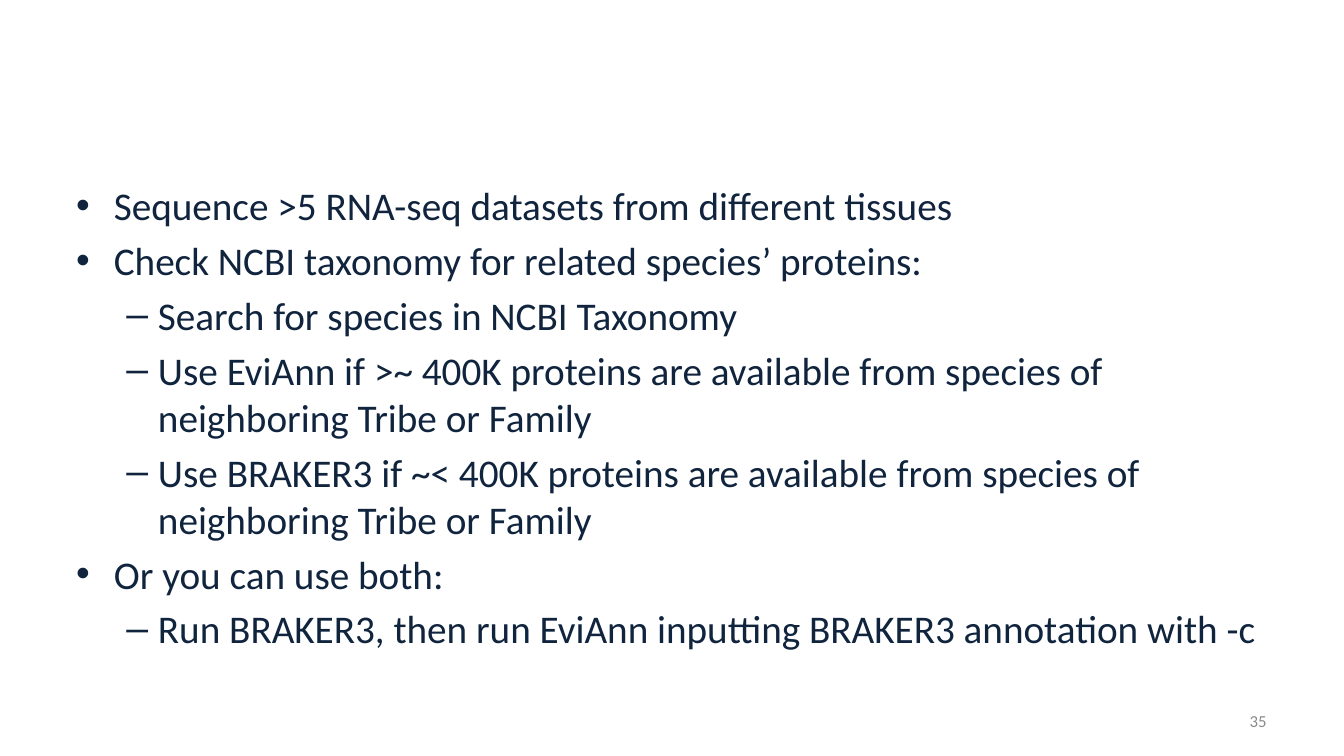
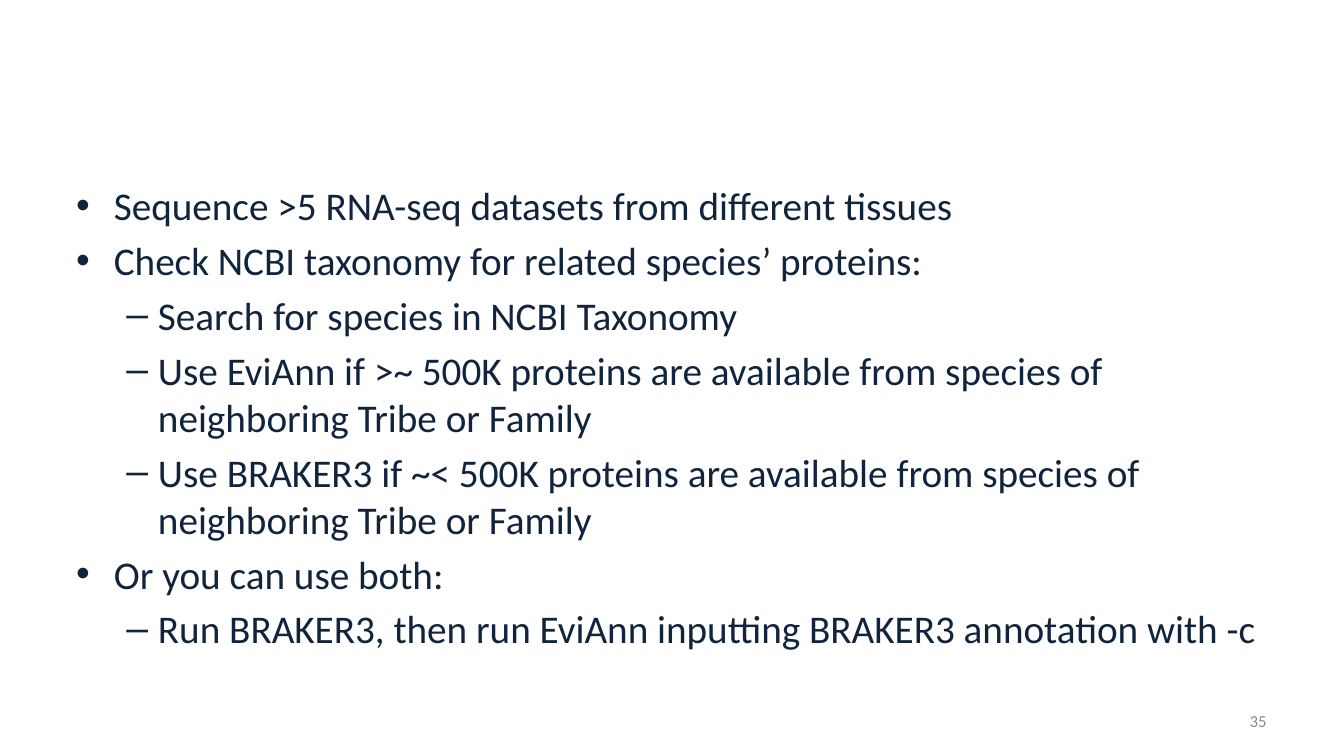
Before and after one commit to alekseyzimin/BME-Algorithms-for-Analysis-of-Genomic-Data, a slide deck: slide 35 of Lectures/Week 13 -- Genome Annotation Variant Calling Pan-genomes.pptx. Drawn at 1344x756 pixels with LibreOffice and Linux fonts; fonts in the diff are those of the drawing; background and template pictures are left out. Boxes give left, top, right and bottom in pixels: in the first picture for what was removed or moved away, otherwise in the second. Text is boxed around its words. In the diff, an @@ line names an element or a change of style, - is before the commit and + after.

```diff
--- a/Lectures/Week 13 -- Genome Annotation Variant Calling Pan-genomes.pptx
+++ b/Lectures/Week 13 -- Genome Annotation Variant Calling Pan-genomes.pptx
@@ text at bbox=[158, 357, 1140, 541]: text changed @@
-  – Use EviAnn if >~ 400K proteins are available from species of neighboring Tribe or Family
-  – Use BRAKER3 if ~< 400K proteins are available from species of neighboring Tribe or Family
+  – Use EviAnn if >~ 500K proteins are available from species of neighboring Tribe or Family
+  – Use BRAKER3 if ~< 500K proteins are available from species of neighboring Tribe or Family
```
Also in this commit, not shown: 7 other slides changed.
